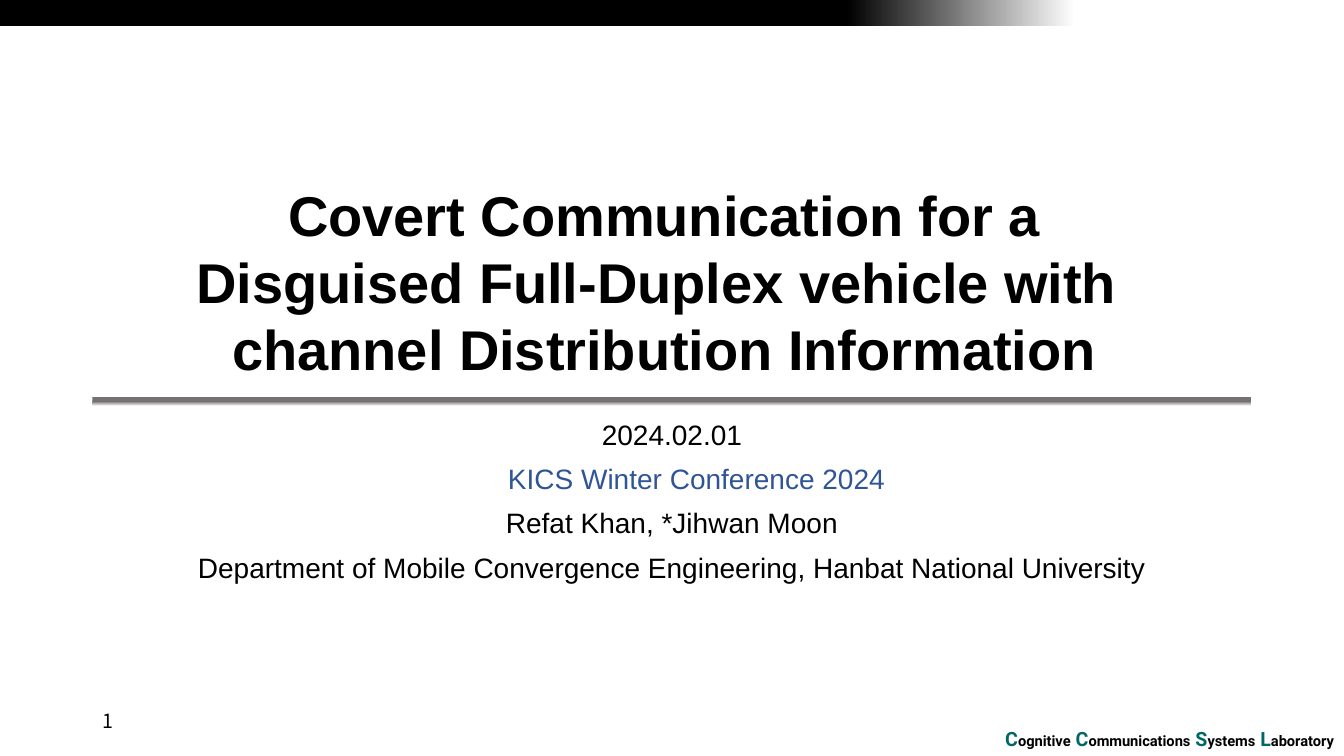
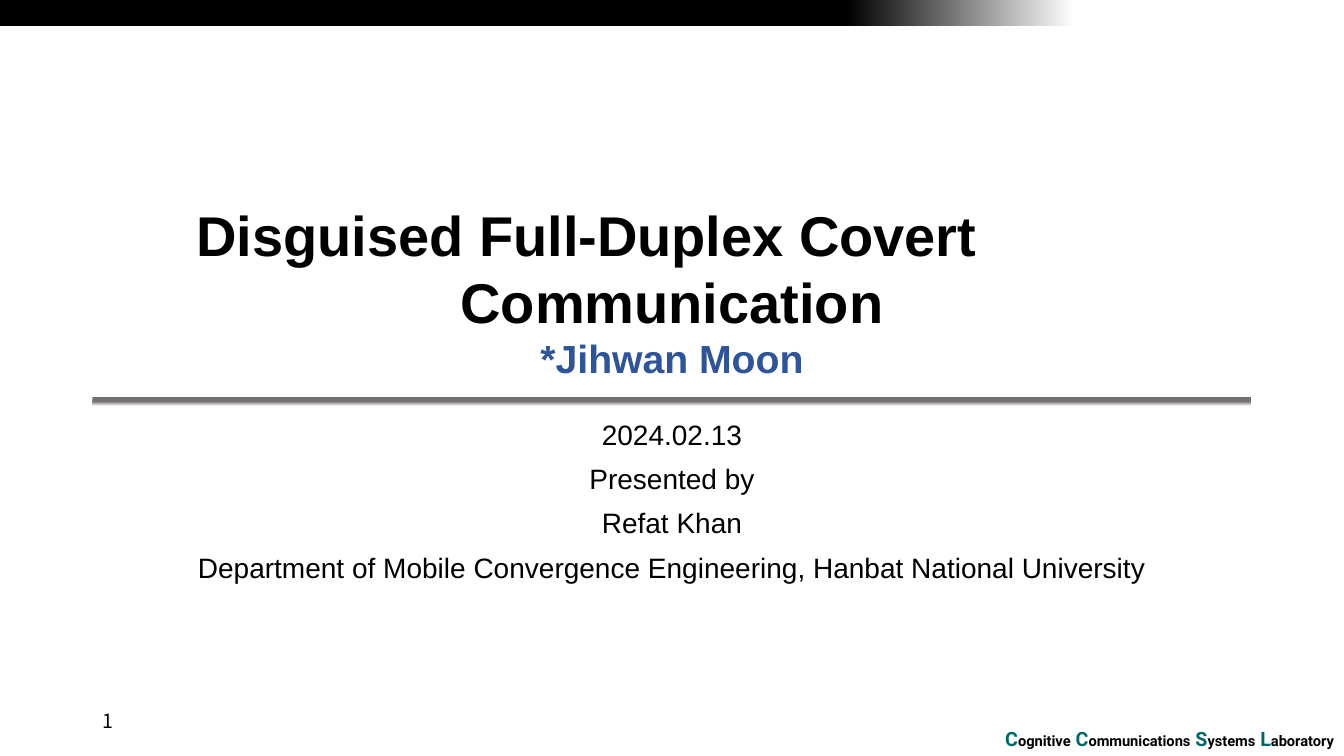
Before and after one commit to RefatHanbat/Presentation-of-SDM, a slide deck: slide 1 of winter_conference_2024.pptx. Drawn at 1344x756 pixels with LibreOffice and Linux fonts; fonts in the diff are those of the drawing; background and template pictures are left out. Boxes give left, top, right and bottom in pixels: in the first picture for what was removed or moved away, otherwise in the second. Text is boxed around its words. In the diff, an @@ line names an element or a change of style, - is before the commit and + after.

```diff
--- a/winter_conference_2024.pptx
+++ b/winter_conference_2024.pptx
@@ title at (196, 215, 976, 374): text changed @@
-Covert Communication for a
-Disguised Full-Duplex vehicle with channel Distribution Information
+Disguised Full-Duplex Covert Communication
+*Jihwan Moon
@@ subtitle at (589, 425, 755, 534): text changed @@
-2024.02.01
-KICS Winter Conference 2024
-Refat Khan, *Jihwan Moon
+2024.02.13
+Presented by
+Refat Khan
```
Also in this commit, not shown: 3 other slides changed, 22 slides added, 12 slides removed.
